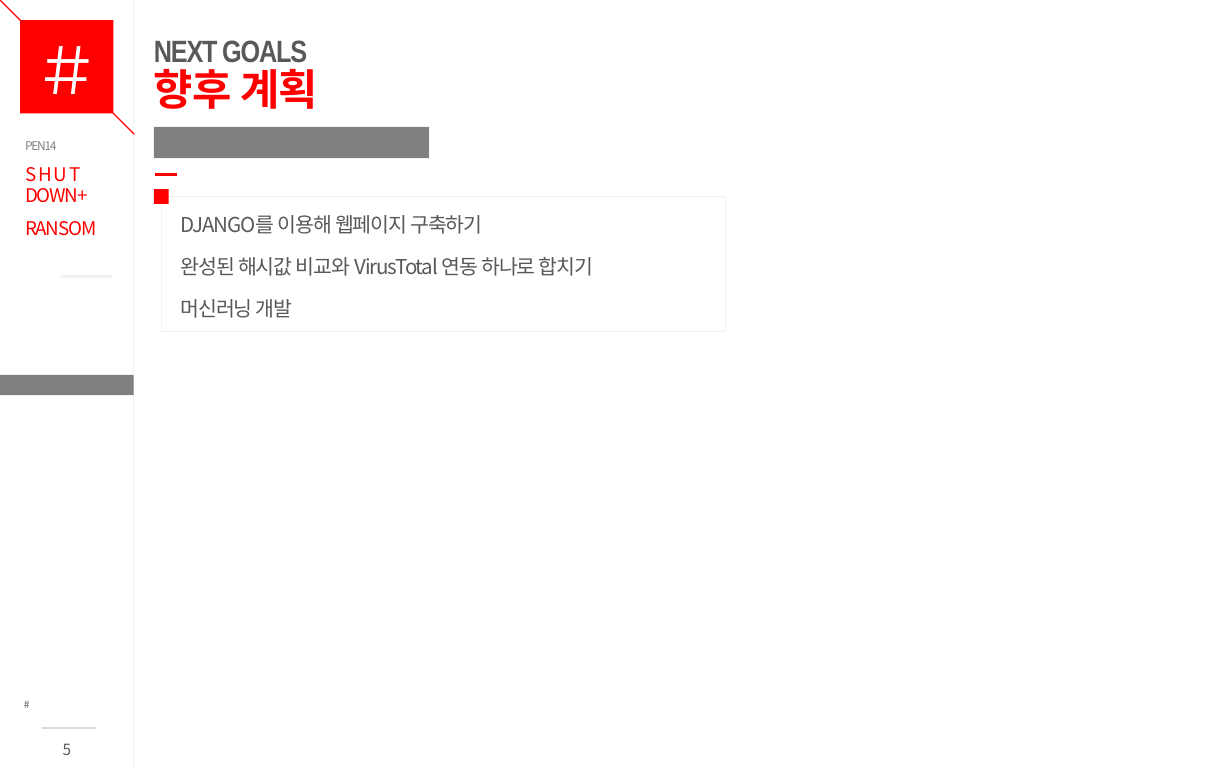
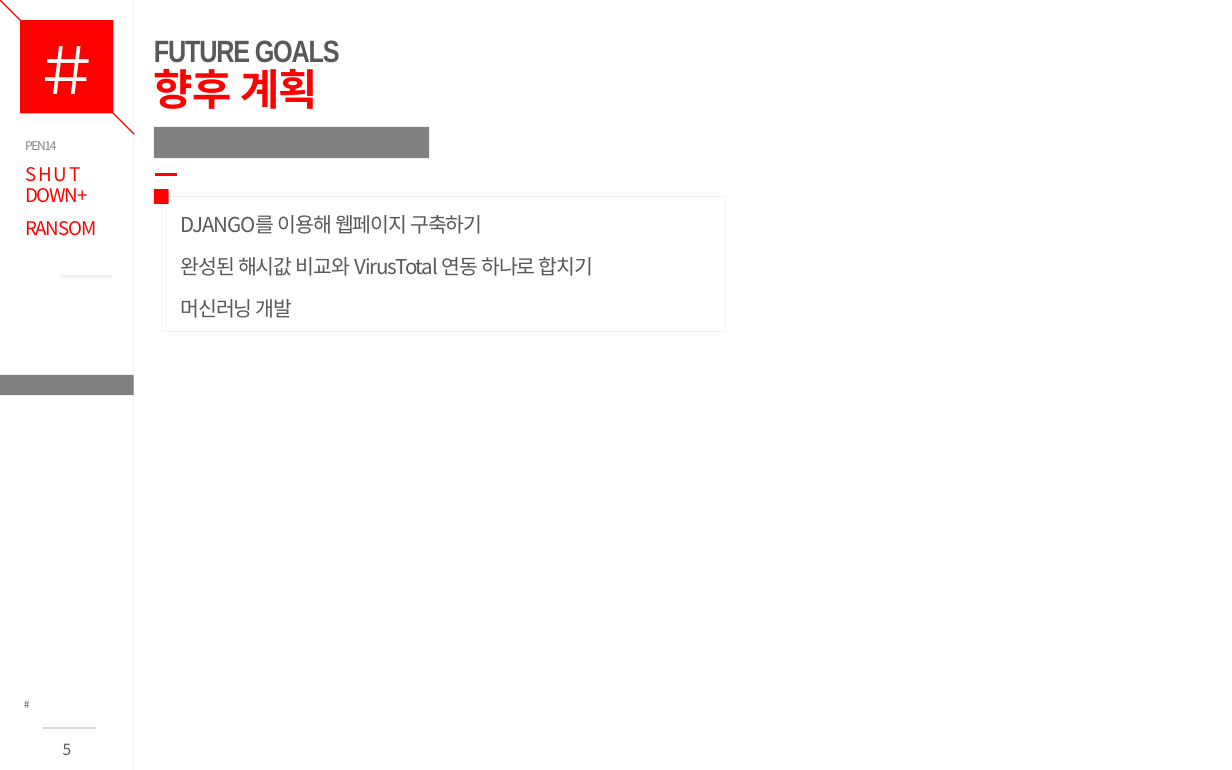
Before and after one commit to annie522/kitri, a slide deck: slide 5 of PROJ_DOC/MAN02.일정관리/shutdown_일간보고_20170705v0.1.pptx. Drawn at 1232x770 pixels with LibreOffice and Linux fonts; fonts in the diff are those of the drawing. Boxes give left, top, right and bottom in pixels: in the first picture for what was removed or moved away, otherwise in the second. Text is boxed around its words. In the diff, an @@ line names an element or a change of style, - is before the commit and + after.

```diff
--- a/PROJ_DOC/MAN02.일정관리/shutdown_일간보고_20170705v0.1.pptx
+++ b/PROJ_DOC/MAN02.일정관리/shutdown_일간보고_20170705v0.1.pptx
@@ title at (154,40,340,109): text changed @@
-NEXT GOALS
-향후 계획
+FUTURE GOALS
+향후 계획
```
Also in this commit, not shown: 2 other slides changed.
